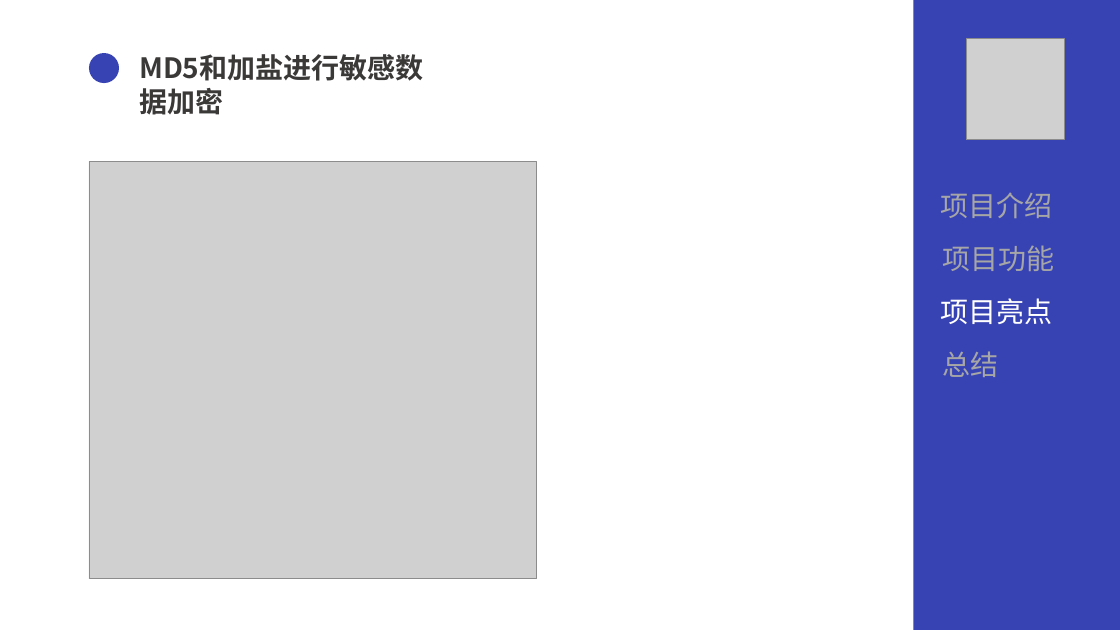
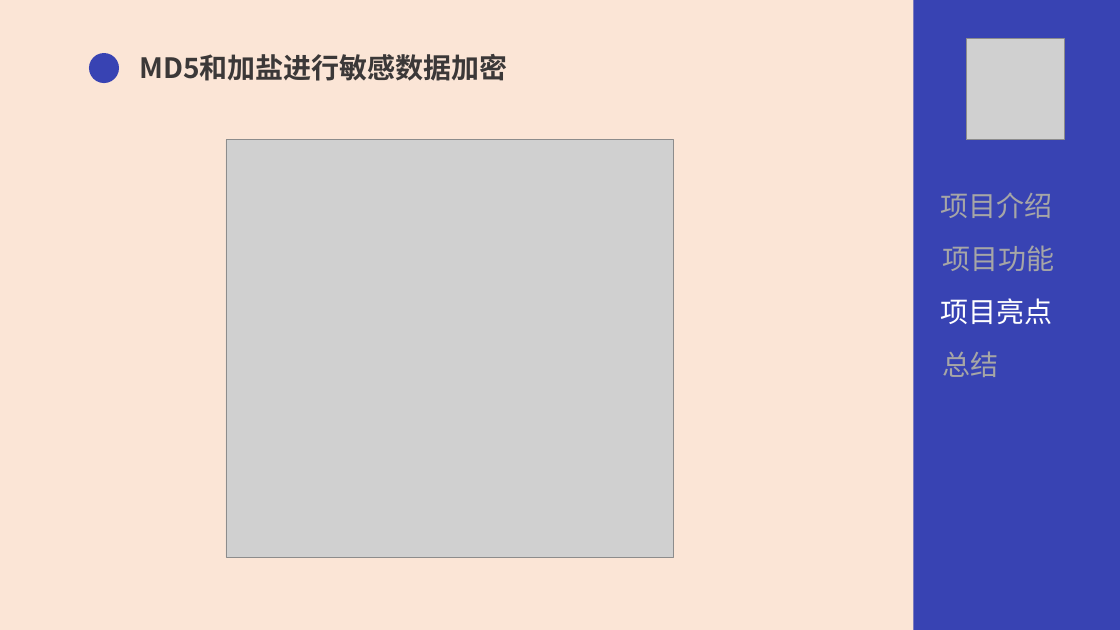
Before and after one commit to sunsetsouol/qg, a slide deck: slide 16 of ShoppingManagement/QG汇报尹俊标.pptx. Drawn at 1120x630 pixels with LibreOffice and Linux fonts; fonts in the diff are those of the drawing; grey boxes stand for pictures. Boxes give left, top, right and bottom in pixels: in the first picture for what was removed or moved away, otherwise in the second. Text is boxed around its words. In the diff, an @@ line names an element or a change of style, - is before the commit and + after.

```diff
--- a/ShoppingManagement/QG汇报尹俊标.pptx
+++ b/ShoppingManagement/QG汇报尹俊标.pptx
@@ background #FFFFFF to #FBE5D6 @@
@@ text "MD5和加盐进行敏感数据加密" rewrapped from [131, 47, 456, 124] to [139, 54, 507, 81] @@
@@ picture: place and size @@
-picture at [89, 161, 537, 579]
+picture at [226, 140, 674, 558]
```
Also in this commit, not shown: 13 other slides changed, 1 slide added, 5 other files.
